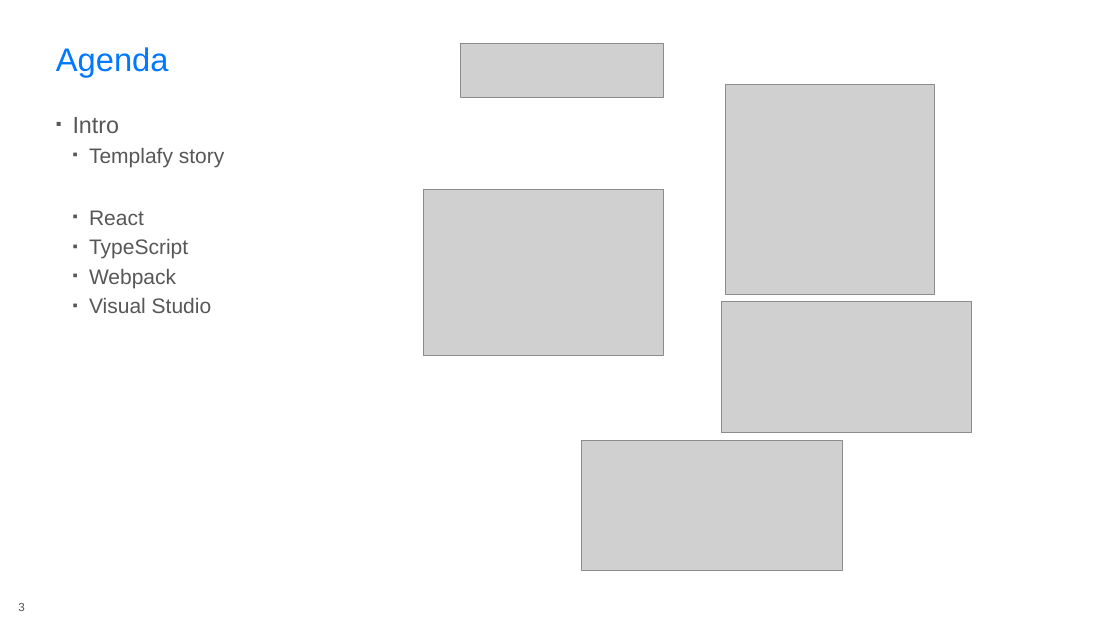
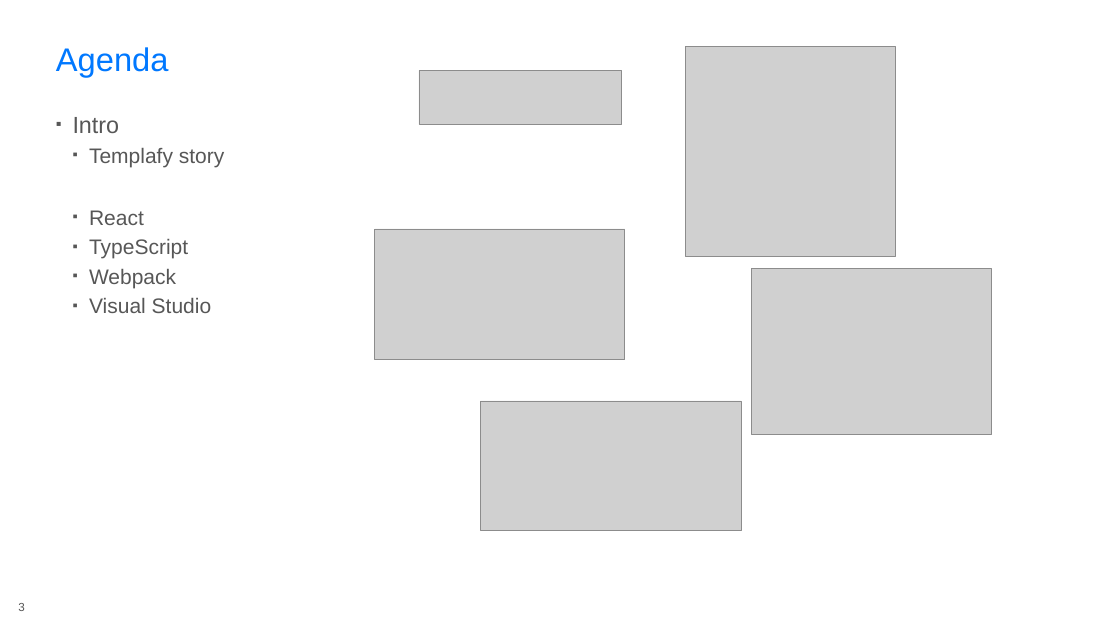
Before and after one commit to rasmuskl/react-webpack-typescript, a slide deck: slide 3 of _notes/Presentation.pptx. Drawn at 1120x630 pixels with LibreOffice and Linux fonts; fonts in the diff are those of the drawing; grey boxes stand for pictures; background and template pictures are left out. Boxes give left, top, right and bottom in pixels: in the first picture for what was removed or moved away, otherwise in the second. Text is boxed around its words. In the diff, an @@ line names an element or a change of style, - is before the commit and + after.

```diff
--- a/_notes/Presentation.pptx
+++ b/_notes/Presentation.pptx
@@ picture: place and size @@
-picture at (726,85,936,295)
+picture at (686,47,896,257)
@@ picture: place and size @@
-picture at (461,44,664,97)
+picture at (419,71,622,124)
@@ picture: place and size @@
-picture at (722,302,972,433)
+picture at (375,229,625,360)
@@ picture: place and size @@
-picture at (424,189,664,355)
+picture at (752,269,991,435)
@@ picture: place and size @@
-picture at (582,441,843,571)
+picture at (481,401,741,530)
```
Also in this commit, not shown: 1 other slide changed, 1 other file.
